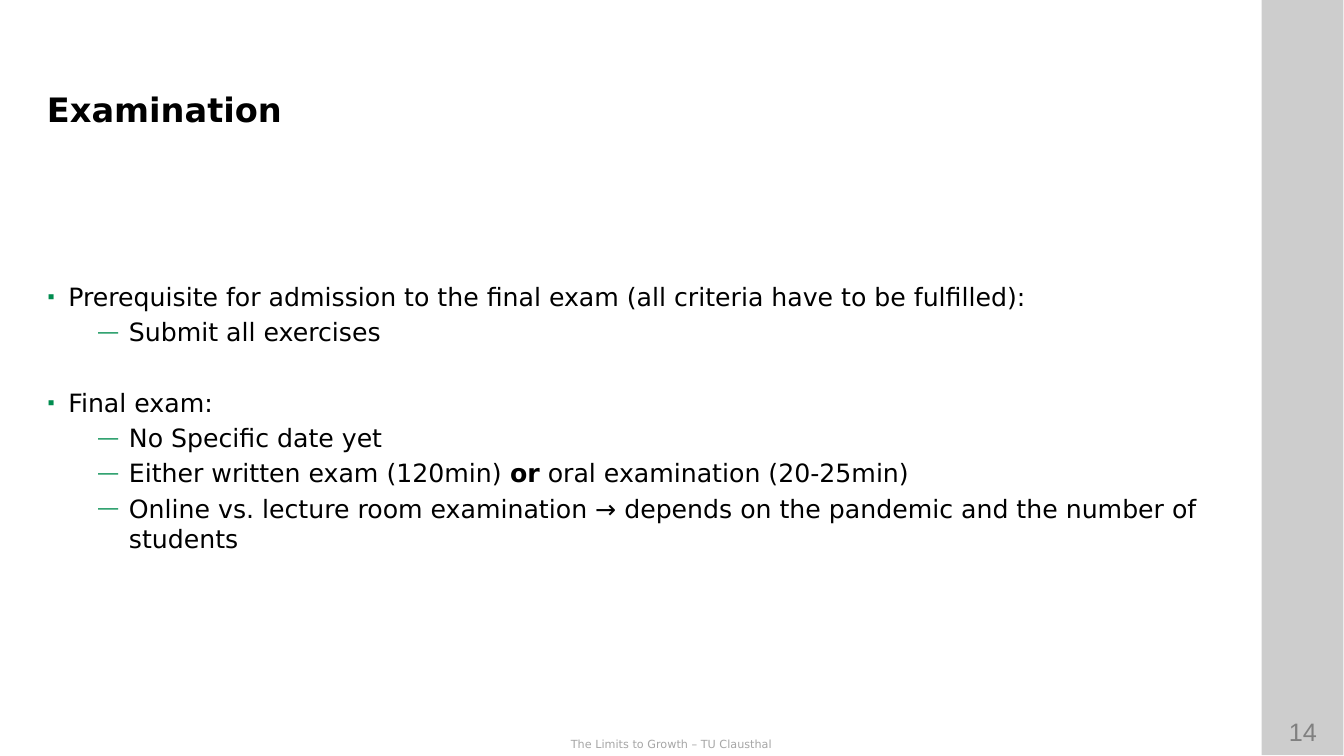
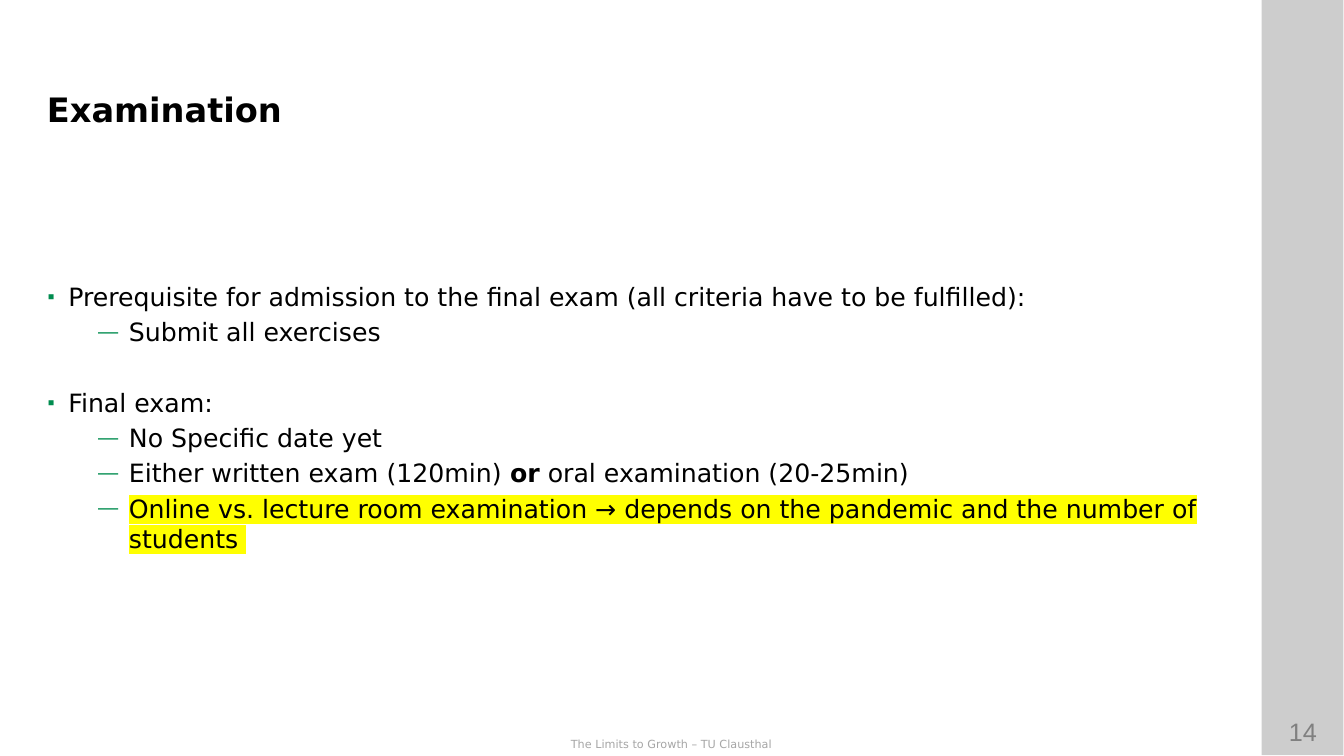
Before and after one commit to ETCE-LAB/teaching-material, a slide deck: slide 14 of The-Limits-to-Growth/LTG-L00-Organization.pptx. Drawn at 1344x756 pixels with LibreOffice and Linux fonts; fonts in the diff are those of the drawing; background and template pictures are left out. Boxes give left, top, right and bottom in pixels: in the first picture for what was removed or moved away, otherwise in the second. Text is boxed around its words. In the diff, an @@ line names an element or a change of style, - is before the commit and + after.

```diff
--- a/The-Limits-to-Growth/LTG-L00-Organization.pptx
+++ b/The-Limits-to-Growth/LTG-L00-Organization.pptx
@@ text at [129,499,1196,549]: highlight none to #FFFF00 in "Online vs. lecture room examination → depends ..." @@
```
Also in this commit, not shown: 4 other slides changed, 1 slide added, 1 slide removed.
